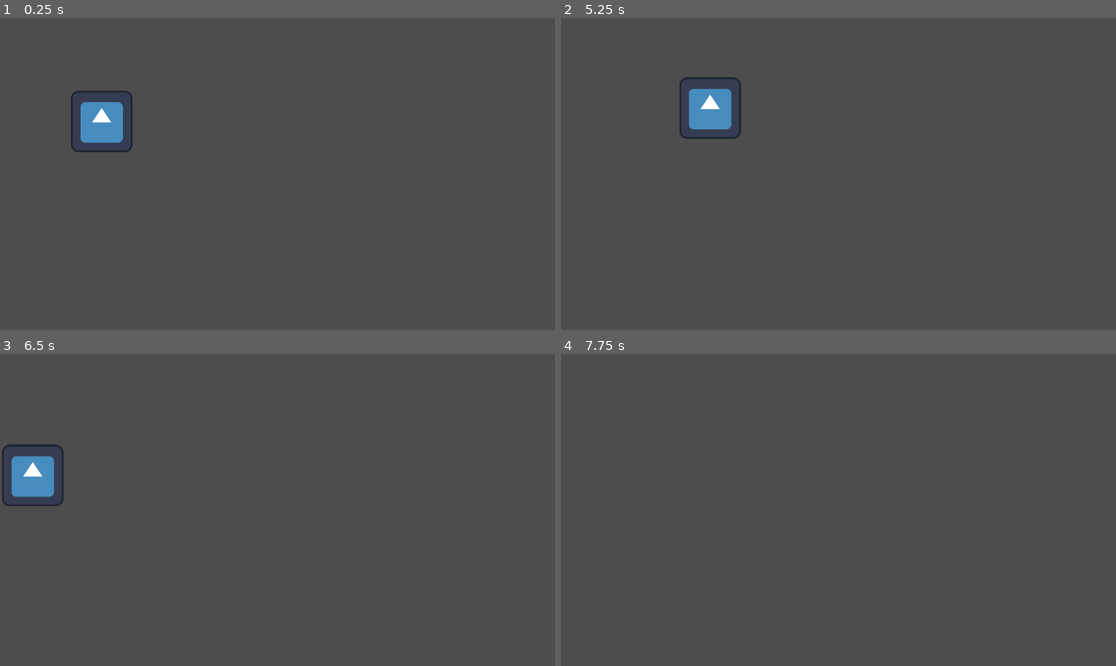
Above: before the commit, frames 1-4 (two rows, left to right).
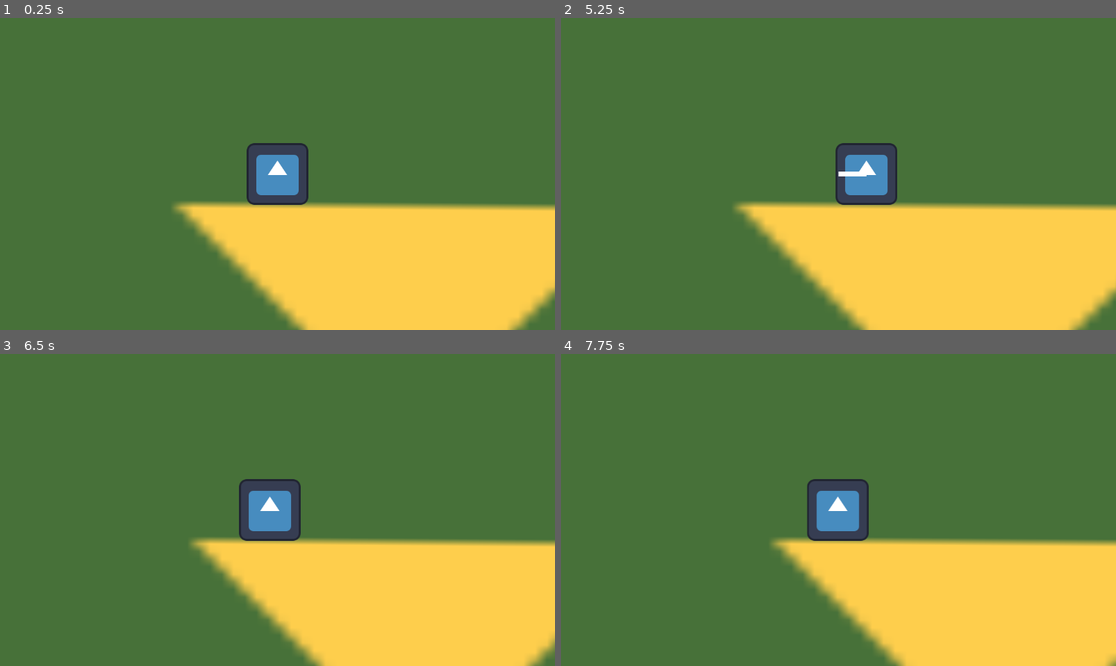
Above: after the commit, the same moments.

Repository: Some-People/SlowJam2024-Solar
Game: Godot game, scene res://Scenes/world.tscn
Two runs of this game, one before a commit and one after it. Both use one fixed random seed, a clock stepped at 60 frames per second and the inputs below. The engine's default icon, where the game draws it, is replaced by a stand-in: a white triangle on a blue panel in a dark square.
Inputs (mouse positions are in pixels of both pictures, inside the frame that each line leads up to):
- Up to frame 1 (0.25 s): no input
- Up to frame 2 (5.25 s): tap Enter at 0.5, 2 s; drag from (660, 120) to (894, 105) at 0.52 s; tap Space at 1.25, 2.75 s; drag from (727, 189) to (810, 236) at 1.27 s; move the mouse to (894, 105) at 2.02 s; press the mouse at (894, 105) at 2.03 s; release the mouse at (894, 105) at 2.75 s; drag from (810, 236) to (672, 127) at 2.77 s; move the mouse to (1005, 220) at 3.52 s; press the mouse at (1005, 220) at 3.53 s; release the mouse at (1005, 220) at 4.25 s; drag from (672, 127) to (755, 96) at 4.27 s; move the mouse to (866, 174) at 5.02 s; press the mouse at (866, 174) at 5.03 s
- Up to frame 3 (6.5 s): release the mouse at (305, 510) at 5.75 s; drag from (194, 432) to (166, 525) at 5.77 s
- Up to frame 4 (7.75 s): move the mouse to (960, 494) at 6.52 s; press the mouse at (960, 494) at 6.53 s; release the mouse at (960, 494) at 7.25 s; drag from (727, 525) to (810, 572) at 7.27 s

The runs differ from the first frame. In frame 1, 99% of the frame differs, in the area x 0-100%, y 0-100%; in frame 2, 99%; in frame 3, 99%; in frame 4, 99%.

Commit message:
Camera on Player

Diff:
--- a/Scenes/world.tscn
+++ b/Scenes/world.tscn
@@ -1,11 +1,35 @@
-[gd_scene load_steps=3 format=3 uid="uid://dsqwaapklf4xb"]
+[gd_scene load_steps=6 format=3 uid="uid://dsqwaapklf4xb"]
 
 [ext_resource type="PackedScene" uid="uid://okwicdpcvlpt" path="res://Scenes/Player.tscn" id="1_myq71"]
+[ext_resource type="Texture2D" uid="uid://b3i6j6mwe6iu6" path="res://Assets/Img/icon.svg" id="1_wqo3l"]
 [ext_resource type="PackedScene" uid="uid://db07jp0f3kmvu" path="res://Scenes/guide_line.tscn" id="2_ce8vm"]
+[ext_resource type="Script" path="res://Scripts/player_camera.gd" id="3_n7g6t"]
+
+[sub_resource type="CircleShape2D" id="CircleShape2D_8wk3s"]
 
 [node name="World" type="Node2D"]
+
+[node name="CollisionShape2D" type="Sprite2D" parent="."]
+modulate = Color(0.994842, 0.807514, 0.298608, 1)
+position = Vector2(483, 313)
+rotation = -3.13287
+scale = Vector2(24.1515, 15.6976)
+texture = ExtResource("1_wqo3l")
 
 [node name="Player" parent="." instance=ExtResource("1_myq71")]
 position = Vector2(211, 215)
 
+[node name="PlayerCamera" type="Camera2D" parent="."]
+position = Vector2(211, 215)
+position_smoothing_enabled = true
+script = ExtResource("3_n7g6t")
+
 [node name="GuideLine" parent="." instance=ExtResource("2_ce8vm")]
+
+[node name="GuideArea" type="Area2D" parent="GuideLine"]
+
+[node name="CollisionShape2D" type="CollisionShape2D" parent="GuideLine/GuideArea"]
+scale = Vector2(30, 30)
+shape = SubResource("CircleShape2D_8wk3s")
+
+[connection signal="input_event" from="Player" to="PlayerCamera" method="_on_player_input_event"]
--- a/Scripts/guide_line.gd
+++ b/Scripts/guide_line.gd
@@ -1,2 +1,5 @@
 extends Line2D
-@onready var guide_line = get_parent().get_node("Player")
+@onready var player = get_parent().get_node("Player")
+
+func _process(delta: float) -> void:
+	$GuideArea.position = points[0]
--- a/Scripts/player.gd
+++ b/Scripts/player.gd
@@ -1,4 +1,6 @@
 extends CharacterBody2D
+
+var MINSTOP = Vector2(.5,.5)
 
 var is_dragging:bool = false
 var draggable:bool = false
@@ -7,15 +9,20 @@
 
 var initial_position:Vector2
 var dragged_position:Vector2
+
 @onready var guide_line = get_parent().get_node("GuideLine")
 
 func _physics_process(delta):
 	velocity = direction
+	direction = lerp(direction, Vector2.ZERO, 0.035)
+
+
 	move_and_slide()
 
 
 func _on_input_event(viewport, event, shape_idx):
 	if Input.is_action_just_pressed("click"):
+
 		initial_position = position
 		direction = Vector2.ZERO
 		dragged_position = initial_position
@@ -31,4 +38,4 @@
 		print("Pull length: ", pull_length)
 		guide_line.points[0] = Vector2.ZERO
 		guide_line.points[1] = Vector2.ZERO
-		direction = ((initial_position - dragged_position))
+		direction = ((initial_position - dragged_position)*5)
--- /dev/null
+++ b/Scripts/player_camera.gd
@@ -0,0 +1,19 @@
+extends Camera2D
+
+@onready var player = get_parent().get_node("Player")
+
+func _ready() -> void:
+	pass
+
+
+func _physics_process(delta: float) -> void:
+	if player.direction > Vector2.ZERO:
+		position = player.global_position
+
+	if player.direction < Vector2.ZERO:
+		position = player.global_position
+
+
+func _on_player_input_event(viewport: Node, event: InputEvent, shape_idx: int) -> void:
+
+	pass # Replace with function body.
--- a/project.godot
+++ b/project.godot
@@ -12,7 +12,7 @@
 
 config/name="SlowHam"
 run/main_scene="res://Scenes/world.tscn"
-config/features=PackedStringArray("4.1", "Mobile")
+config/features=PackedStringArray("4.3", "Mobile")
 config/icon="res://Assets/Img/icon.svg"
 
 [input]
